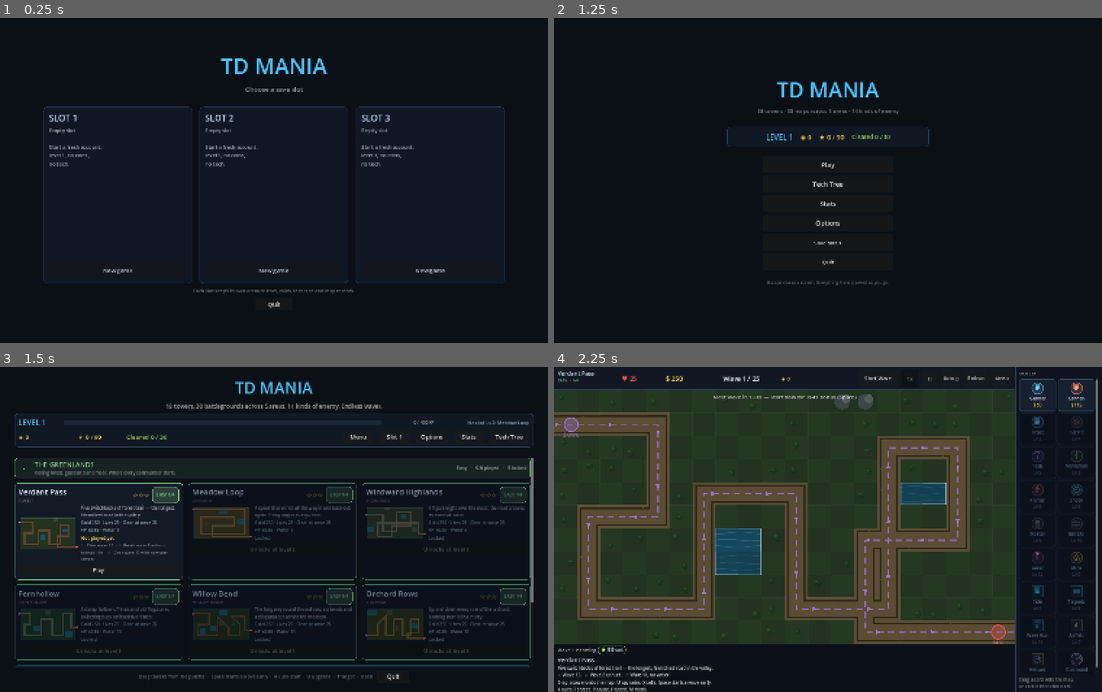
Above: before the commit, frames 1-4 (two rows, left to right).
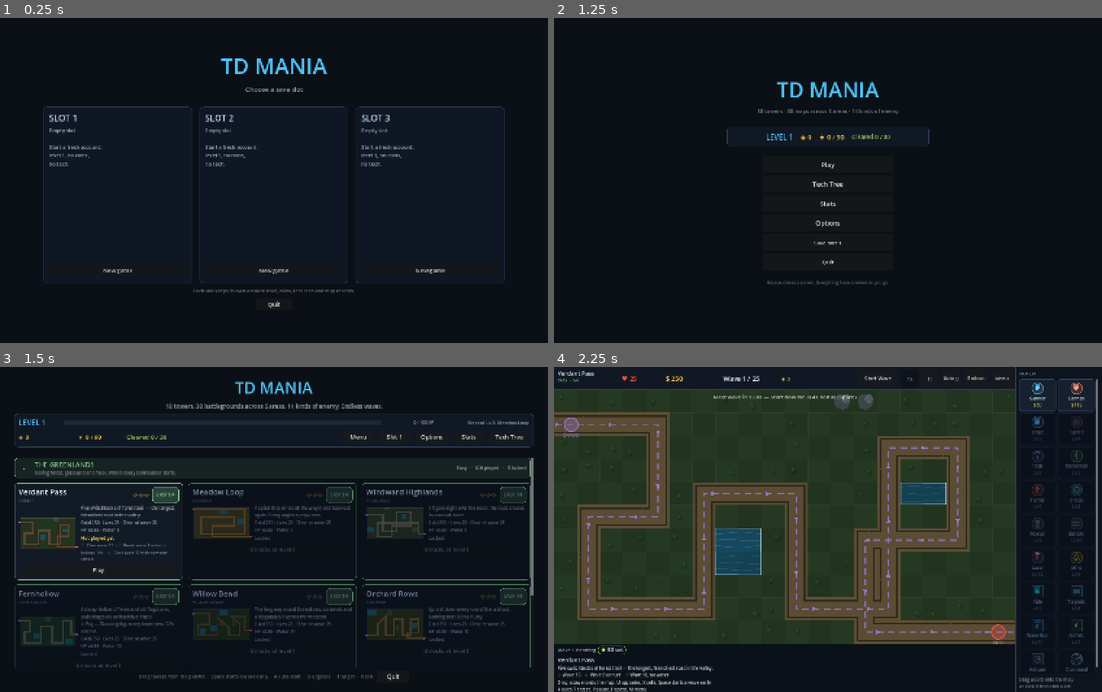
Above: after the commit, the same moments.

Repository: MichaelMIL/TD-Mania
Game: Godot game, scene res://main.tscn
The game is run twice, just before and just after one commit, with the same random seed, the same clock (stepped at 60 frames per second) and the same inputs.
Inputs:
- Up to frame 1 (0.25 s): no input
- Up to frame 2 (1.25 s): click "New game" at 0.5 s
- Up to frame 3 (1.5 s): click "Play" at 1.25 s
- Up to frame 4 (2.25 s): click "Play" at 2 s

Frames 1-2 are identical in both runs. In frame 3, 1.4% of the frame differs, in the area x 2-98%, y 70-93%; in frame 4, nothing differs.

Commit message:
Map hazards: one rule per map, bent
Thirty maps were thirty shapes. Eight of them now run under a weather rule
that changes how towers work rather than where they stand:

  Fog      every tower sees 12% less far        Fernhollow, Glass Flats
  Ashfall  burning damage halved                Ashen Wastes, Sunken Quarry
  Gale     a crosswind pushes aircraft sideways Coastal Cliffs, Drift Floes
  Brine    water +15%, dry ground -6%           Saltmarsh, Serpent Delta

Most maps still have none, which is what makes the ones that do worth
noticing. Each is named and explained on the level card and the in-match
info panel - a hazard found out about by losing lives is an ambush.

Fixed on the way: the HUD's scratch towers, used to work out what a rank
would change, were pointed at the HUD rather than the match, so they could
not see auras, tech or - now - the map's own rule.

594 assertions pass.

Co-Authored-By: Claude Opus 5 (1M context) <noreply@anthropic.com>

Diff:
--- a/dev/dev_verify.gd
+++ b/dev/dev_verify.gd
@@ -212,6 +212,7 @@
 	_check_wave_rules()
 	_check_wave_affixes()
 	_check_boss_abilities()
+	_check_hazards()
 	_check_flyers()
 	_check_board_tooltips()
 	_check_objectives()
@@ -2290,6 +2291,68 @@
 
 
 
+
+
+## Map hazards: one map-wide rule, said out loud.
+func _check_hazards() -> void:
+	var described := true
+	for id: String in TDData.HAZARDS:
+		var hz: Dictionary = TDData.HAZARDS[id]
+		if str(hz.get("name", "")) == "" or str(hz.get("note", "")).length() < 20:
+			described = false
+	check("every hazard explains itself", described)
+	var with_hazard: Array = []
+	var areas: Array = []
+	for level: Dictionary in TDData.LEVELS:
+		if TDData.hazard_of(level).is_empty():
+			continue
+		with_hazard.append(str(level["id"]))
+		if not areas.has(str(level["area"])):
+			areas.append(str(level["area"]))
+	check("some maps have one, most do not (%d of %d)"
+			% [with_hazard.size(), TDData.LEVELS.size()],
+			with_hazard.size() >= 4 and with_hazard.size() <= TDData.LEVELS.size() / 2)
+	check("and they are spread across the areas (%d)" % areas.size(), areas.size() >= 3)
+	var unknown: Array = []
+	for level: Dictionary in TDData.LEVELS:
+		var id := str(level.get("hazard", ""))
+		if id != "" and not TDData.HAZARDS.has(id):
+			unknown.append(str(level["id"]))
+	check("no map names a hazard that does not exist (%s)" % ", ".join(unknown),
+			unknown.is_empty())
+
+	# The rule has to reach the towers.
+	var saved_hazard: Dictionary = game.hazard
+	var probe := Tower.new()
+	probe.game = game
+	probe.setup("gun", Vector2i.ZERO)
+	game.hazard = {}
+	var clear_range := probe.stat("range")
+	game.hazard = TDData.HAZARDS["fog"]
+	check("fog shortens every tower's reach", probe.stat("range") < clear_range)
+	game.hazard = TDData.HAZARDS["ash"]
+	var flamer := Tower.new()
+	flamer.game = game
+	flamer.setup("flame", Vector2i.ZERO)
+	var ashed := flamer.burn()
+	game.hazard = {}
+	check("ashfall halves burning damage", ashed < flamer.burn())
+	game.hazard = TDData.HAZARDS["brine"]
+	var tide := Tower.new()
+	tide.game = game
+	tide.setup("tide", Vector2i.ZERO)
+	var brined_water := tide.stat("damage")
+	var brined_ground := probe.stat("damage")
+	game.hazard = {}
+	check("brine favours the water towers",
+			brined_water > tide.stat("damage") and brined_ground < probe.stat("damage"))
+	check("and a map without a hazard changes nothing",
+			is_equal_approx(probe.stat("range"), clear_range))
+	for t in [probe, flamer, tide]:
+		t.free()
+	game.hazard = saved_hazard
+
+
 ## Bosses do something rather than only being large.
 func _check_boss_abilities() -> void:
 	var with_ability: Array = []
--- a/scripts/aircraft.gd
+++ b/scripts/aircraft.gd
@@ -77,6 +77,17 @@
 		target = game.find_target(pad, op_range, 0.0, target_mode)
 
 
+## A crosswind on some maps: aircraft are pushed sideways as they fly, so
+## a bombing run drifts off the road unless the pad sits close to it.
+func _drift(delta: float) -> Vector2:
+	if game == null or not is_instance_valid(game):
+		return Vector2.ZERO
+	var push := float(game.hazard.get("air_drift", 0.0))
+	if is_zero_approx(push):
+		return Vector2.ZERO
+	return Vector2(0.0, push) * delta
+
+
 func _fly_to(point: Vector2, delta: float) -> float:
 	var to_point := point - position
 	var dist := to_point.length()
@@ -87,7 +98,7 @@
 	# bigger than the arrival threshold orbits its target forever.
 	var turn := 3.2 if dist > speed * 0.5 else 14.0
 	heading = lerp_angle(heading, want, minf(1.0, delta * turn))
-	position += Vector2.RIGHT.rotated(heading) * speed * delta
+	position += Vector2.RIGHT.rotated(heading) * speed * delta + _drift(delta)
 	rotation = heading
 	return dist
 
--- a/scripts/data.gd
+++ b/scripts/data.gd
@@ -265,6 +265,40 @@
 	return every <= 1 or n % every == int(rule.get("offset", 0))
 
 
+## ---------------------------------------------------------------- hazards
+##
+## A map-wide rule that bends one thing about how towers work. Most maps
+## have none; the ones that do say so on the card and in the info panel,
+## because a hazard you find out about by losing is an ambush.
+static var HAZARDS: Dictionary = {
+	"fog": {
+		"name": "Fog", "range_mult": 0.88, "burn_mult": 1.0,
+		"water_damage_mult": 1.0, "ground_damage_mult": 1.0, "air_drift": 0.0,
+		"note": "Standing fog: every tower sees 12% less far.",
+	},
+	"ash": {
+		"name": "Ashfall", "range_mult": 1.0, "burn_mult": 0.5,
+		"water_damage_mult": 1.0, "ground_damage_mult": 1.0, "air_drift": 0.0,
+		"note": "Ash smothers flame: burning damage is halved here.",
+	},
+	"gale": {
+		"name": "Gale", "range_mult": 1.0, "burn_mult": 1.0,
+		"water_damage_mult": 1.0, "ground_damage_mult": 1.0, "air_drift": 34.0,
+		"note": "A crosswind pushes aircraft off their runs.",
+	},
+	"brine": {
+		"name": "Brine", "range_mult": 1.0, "burn_mult": 1.0,
+		"water_damage_mult": 1.15, "ground_damage_mult": 0.94, "air_drift": 0.0,
+		"note": "Salt air: water towers hit 15% harder, everything else 6% softer.",
+	},
+}
+
+
+## The hazard a map runs under, or an empty dictionary for most of them.
+static func hazard_of(level: Dictionary) -> Dictionary:
+	return HAZARDS.get(str(level.get("hazard", "")), {})
+
+
 ## ------------------------------------------------------------- objectives
 ##
 ## Three per map, worth a star each. Two come from the tier — get deep, and
@@ -563,6 +597,7 @@
 	},
 	{
 		"id": "ashen",
+		"hazard": "ash",
 		"goal": {"kind": "few_towers", "n": 10, "towers": 14},
 		"unlock_level": 9,
 		"area": "wastes",
@@ -648,6 +683,7 @@
 	},
 	{
 		"id": "delta",
+		"hazard": "brine",
 		"goal": {"kind": "few_towers", "n": 8, "towers": 10},
 		"unlock_level": 14,
 		"area": "delta",
@@ -704,6 +740,7 @@
 	},
 	{
 		"id": "coast",
+		"hazard": "gale",
 		"goal": {"kind": "no_sell", "n": 12},
 		"unlock_level": 11,
 		"area": "frozen",
@@ -822,6 +859,7 @@
 	},
 	{
 		"id": "fernhollow",
+		"hazard": "fog",
 		"goal": {"kind": "kills", "n": 300},
 		"area": "greenlands",
 		"unlock_level": 5,
@@ -852,6 +890,7 @@
 	},
 	{
 		"id": "saltmarsh",
+		"hazard": "brine",
 		"goal": {"kind": "no_sell", "n": 10},
 		"area": "riverlands",
 		"unlock_level": 9,
@@ -1090,6 +1129,7 @@
 	},
 	{
 		"id": "quarry",
+		"hazard": "ash",
 		"goal": {"kind": "no_water", "n": 9},
 		"area": "wastes",
 		"unlock_level": 11,
@@ -1120,6 +1160,7 @@
 	},
 	{
 		"id": "glassflats",
+		"hazard": "fog",
 		"goal": {"kind": "kills", "n": 420},
 		"area": "wastes",
 		"unlock_level": 13,
@@ -1149,6 +1190,7 @@
 	},
 	{
 		"id": "floes",
+		"hazard": "gale",
 		"goal": {"kind": "no_sell", "n": 9},
 		"area": "frozen",
 		"unlock_level": 10,
--- a/scripts/game.gd
+++ b/scripts/game.gd
@@ -11,6 +11,13 @@
 ## Speeds this run may use. Everyone has 1x; the rest are unlocked by the
 ## "tempo" doctrine, so fast-forward is earned rather than assumed.
 var speeds: Array = [1.0]
+## The map's hazard, if it has one. Empty on most maps.
+var hazard: Dictionary = {}
+
+
+## A hazard multiplier, or 1.0 where the map has no hazard.
+func hazard_mult(key: String) -> float:
+	return float(hazard.get(key, 1.0))
 const MENU_SCENE := "res://menu.tscn"
 
 var level_def: Dictionary = {}
@@ -127,6 +134,8 @@
 	_build_terrain()
 	_build_world()
 	speeds = Progress.speeds()
+	# One map-wide rule, read once: towers and aircraft ask the game for it.
+	hazard = TDData.hazard_of(level_def)
 	if TDData.resume_run:
 		_restore_run(Progress.run_for(str(level_def["id"])))
 	TDData.resume_run = false
--- a/scripts/hud.gd
+++ b/scripts/hud.gd
@@ -731,8 +731,12 @@
 		return
 
 	info_title.text = str(game.level_def["name"])
+	var weather: Dictionary = TDData.hazard_of(game.level_def)
+	var blurb_text: String = str(game.level_def["blurb"])
+	if not weather.is_empty():
+		blurb_text += "   ⚠ %s: %s" % [weather["name"], weather["note"]]
 	info_body.text = "%s\n%s\nDrag a tower onto the map. %s upgrades, %s sells, %s starts a wave early. %s auto, %s target, %s pause, %s speed, %s menu." \
-			% [game.level_def["blurb"], "    ".join(game.objective_lines(true)),
+			% [blurb_text, "    ".join(game.objective_lines(true)),
 			Progress.key_name("upgrade"), Progress.key_name("sell"),
 			Progress.key_name("start_wave"), Progress.key_name("auto"),
 			Progress.key_name("target"), Progress.key_name("pause"),
@@ -908,11 +912,13 @@
 ## Concrete stat changes from buying one rank, measured by comparing a scratch
 ## copy of the tower rather than restating the data table.
 func _rank_deltas(type_id: String, track: int, tower: Tower) -> String:
+	# Scratch copies belong to the match, not to the HUD: they have to see
+	# the same auras, tech and map hazard the real tower would.
 	var before := Tower.new()
-	before.game = self
+	before.game = game
 	before.setup(type_id, Vector2i.ZERO)
 	var after := Tower.new()
-	after.game = self
+	after.game = game
 	after.setup(type_id, Vector2i.ZERO)
 	if tower != null:
 		before.ranks = tower.ranks.duplicate()
--- a/scripts/menu.gd
+++ b/scripts/menu.gd
@@ -371,7 +371,10 @@
 	text.size_flags_horizontal = Control.SIZE_EXPAND_FILL
 	body.add_child(text)
 
-	var blurb := _label(str(d["blurb"]), 12, Color(1, 1, 1, 0.62))
+	var weather: Dictionary = TDData.hazard_of(d)
+	var blurb := _label(str(d["blurb"]) + ("" if weather.is_empty()
+			else "\n⚠ %s — %s" % [weather["name"], weather["note"]]),
+			12, Color(1, 1, 1, 0.62))
 	blurb.autowrap_mode = TextServer.AUTOWRAP_WORD_SMART
 	blurb.custom_minimum_size = Vector2(148.0, 34.0)
 	text.add_child(blurb)
--- a/scripts/tower.gd
+++ b/scripts/tower.gd
@@ -102,6 +102,15 @@
 		value *= Progress.bonus_mult("rate_mult")
 	elif key == "range":
 		value *= Progress.bonus_mult("range_mult")
+	# The map itself can bend these: fog shortens sight, brine favours the
+	# water towers over the ones standing on dry ground.
+	if game != null and is_instance_valid(game):
+		if key == "range":
+			value *= game.hazard_mult("range_mult")
+		elif key == "damage":
+			value *= game.hazard_mult("water_damage_mult" \
+					if int(def()["terrain"]) == TDData.Terrain.WATER
+					else "ground_damage_mult")
 	return value
 
 
@@ -126,7 +135,10 @@
 
 
 func burn() -> float:
-	return float(def().get("burn", 0.0)) + float(mods().get("burn_add", 0.0))
+	var value := float(def().get("burn", 0.0)) + float(mods().get("burn_add", 0.0))
+	if game != null and is_instance_valid(game):
+		value *= game.hazard_mult("burn_mult")
+	return value
 
 
 func shots() -> int:
Not shown, changed: README.md
